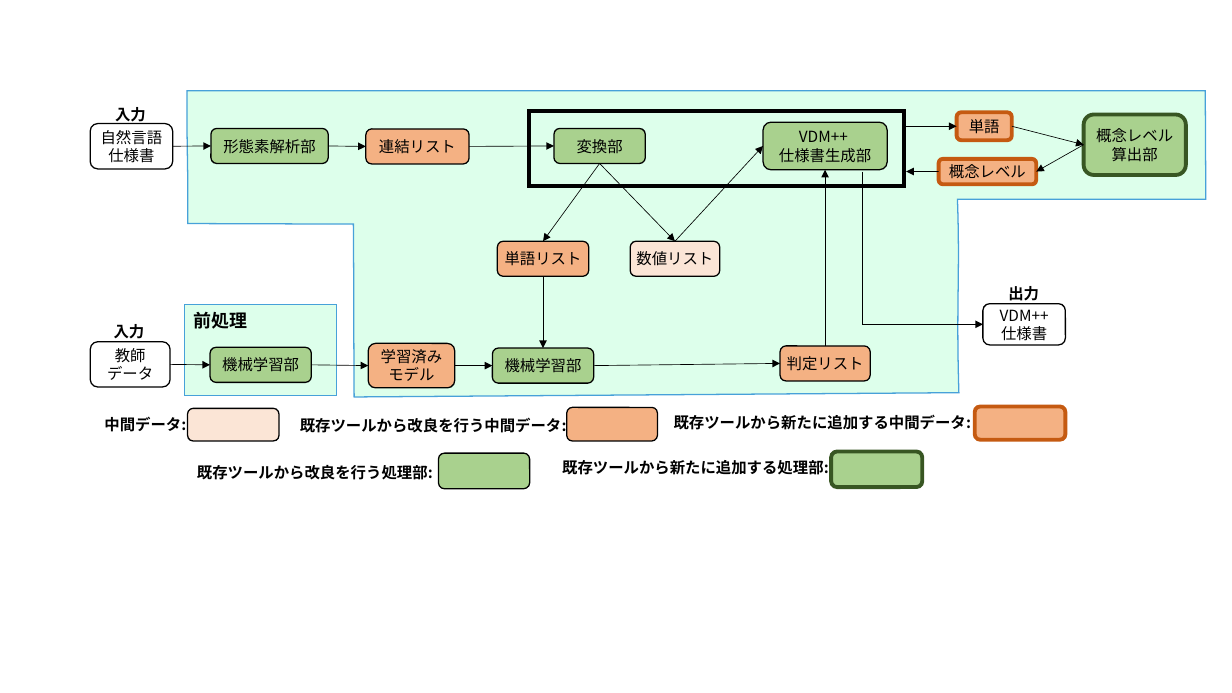
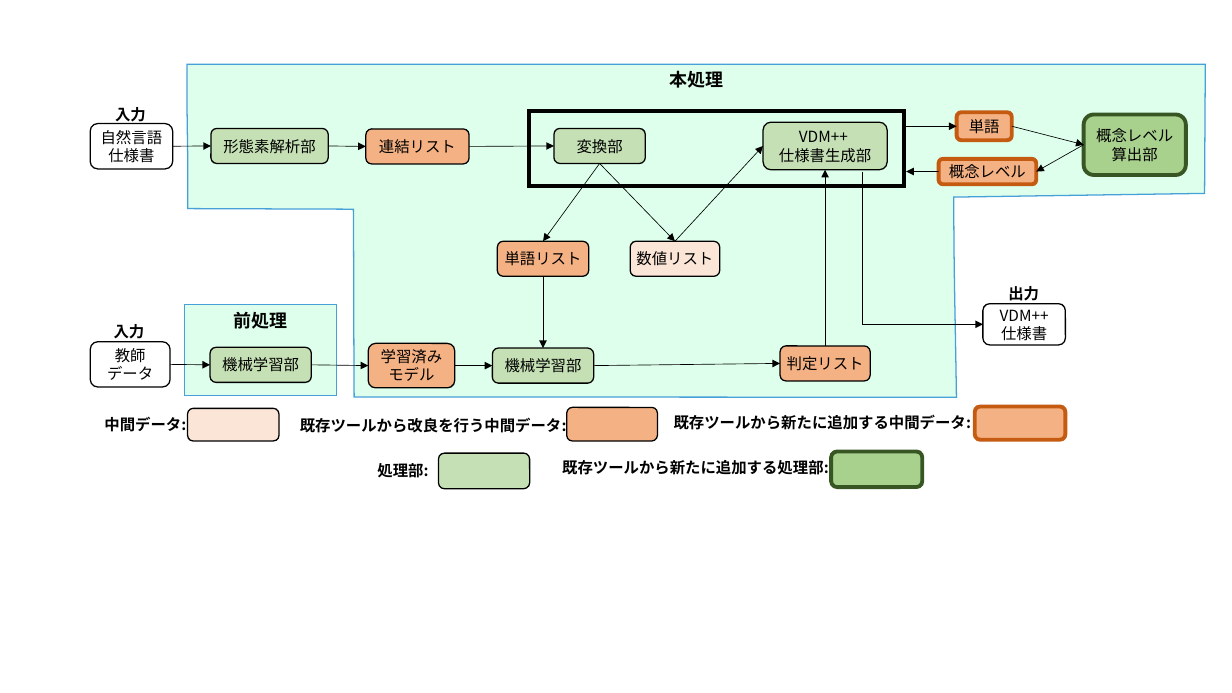
Before and after one commit to sugaken0528/masterPaper, a slide deck: slide 12 of image/sozai.pptx. Drawn at 1232x693 pixels with LibreOffice and Linux fonts; fonts in the diff are those of the drawing. Boxes give left, top, right and bottom in pixels: in the first picture for what was removed or moved away, otherwise in the second. Text is boxed around its words. In the diff, an @@ line names an element or a change of style, - is before the commit and + after.

```diff
--- a/image/sozai.pptx
+++ b/image/sozai.pptx
@@ freeform shape "本処理": place and size @@
-freeform shape "本処理" at <box>187,91,1206,396</box>
+freeform shape "本処理" at <box>187,65,1205,397</box>
@@ text in freeform shape at <box>669,70,723,88</box>: text added @@
+本処理
@@ rectangle "前処理" at <box>185,305,337,396</box>: alignment left to centre @@
@@ text at <box>377,463,428,478</box>: text changed @@
-既存ツールから改良を行う処理部:
+処理部:
@@ fill #A9D18E to #C5E0B4 in 6 elements at <box>555,128,646,164</box>, <box>493,348,594,384</box>, <box>763,122,887,170</box>, <box>210,348,311,383</box>, <box>211,128,328,164</box>, <box>439,453,531,489</box> @@
```
Also in this commit, not shown: 4 other slides changed, 16 other files.
